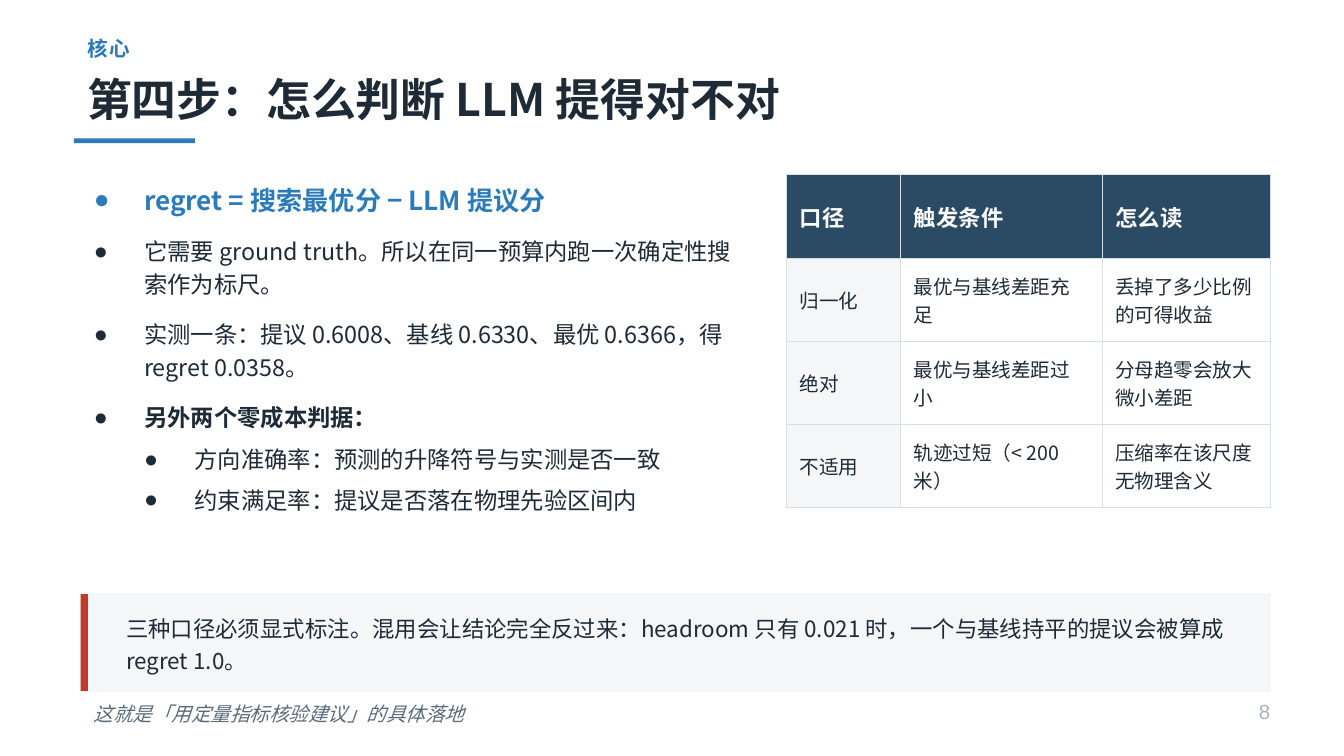
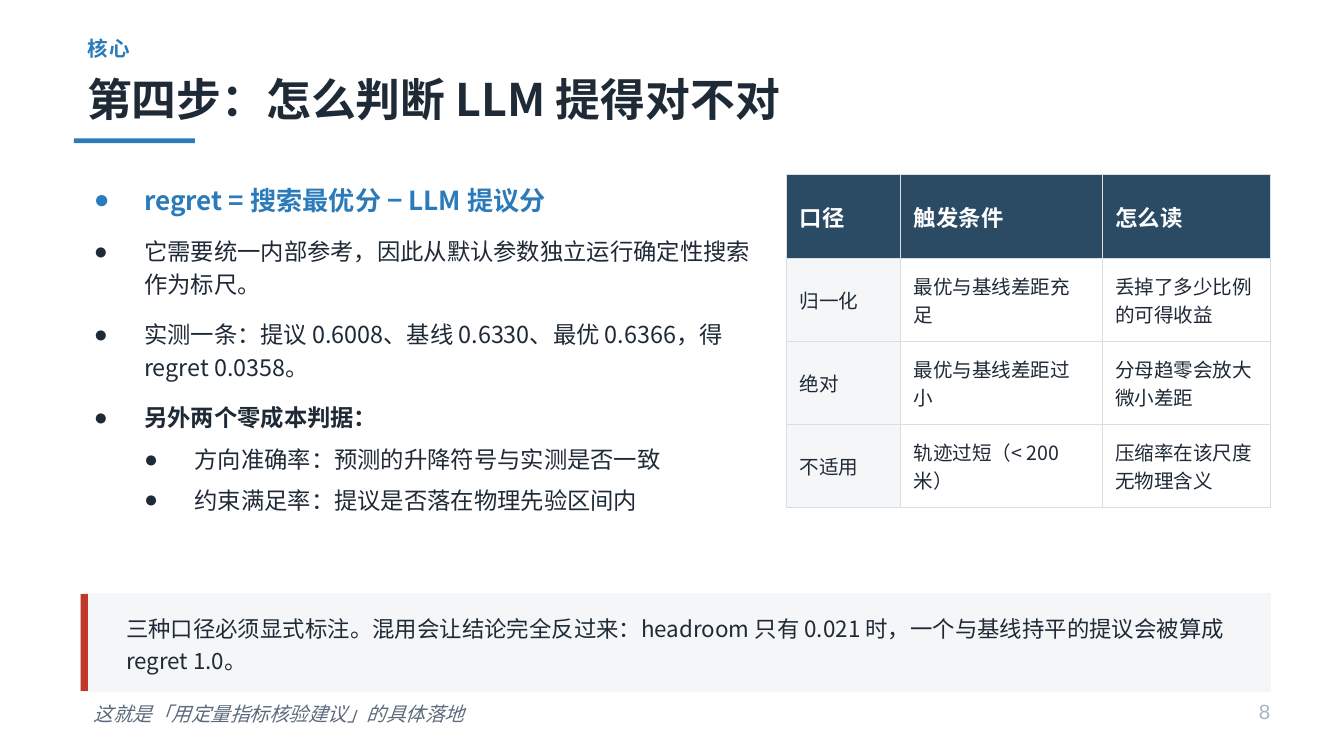
Before and after one commit to gubingren0409/Smart_Cities_and_Location_Services, a slide deck: slide 8 of 作业/基于LLM的轨迹数据清洗评估.pptx. Drawn at 1344x756 pixels with LibreOffice and Linux fonts; fonts in the diff are those of the drawing. Boxes give left, top, right and bottom in pixels: in the first picture for what was removed or moved away, otherwise in the second. Text is boxed around its words. In the diff, an @@ line names an element or a change of style, - is before the commit and + after.

```diff
--- a/作业/基于LLM的轨迹数据清洗评估.pptx
+++ b/作业/基于LLM的轨迹数据清洗评估.pptx
@@ text at box(144, 240, 750, 295): text changed @@
-● 它需要 ground truth。所以在同一预算内跑一次确定性搜索作为标尺。
+● 它需要统一内部参考，因此从默认参数独立运行确定性搜索作为标尺。
```
Also in this commit, not shown: 6 other slides changed, 1 slide added, 1 slide removed, 26 other files.
